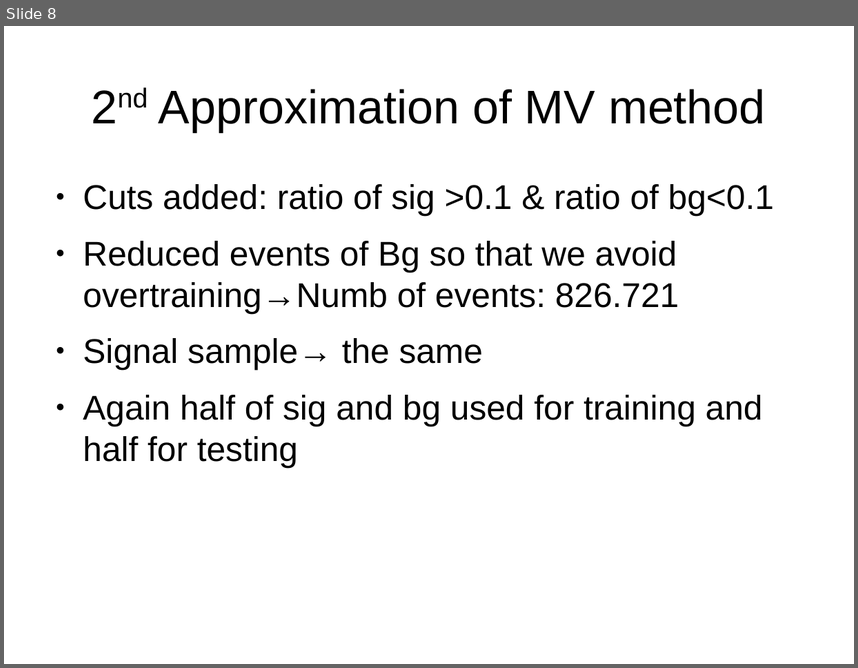
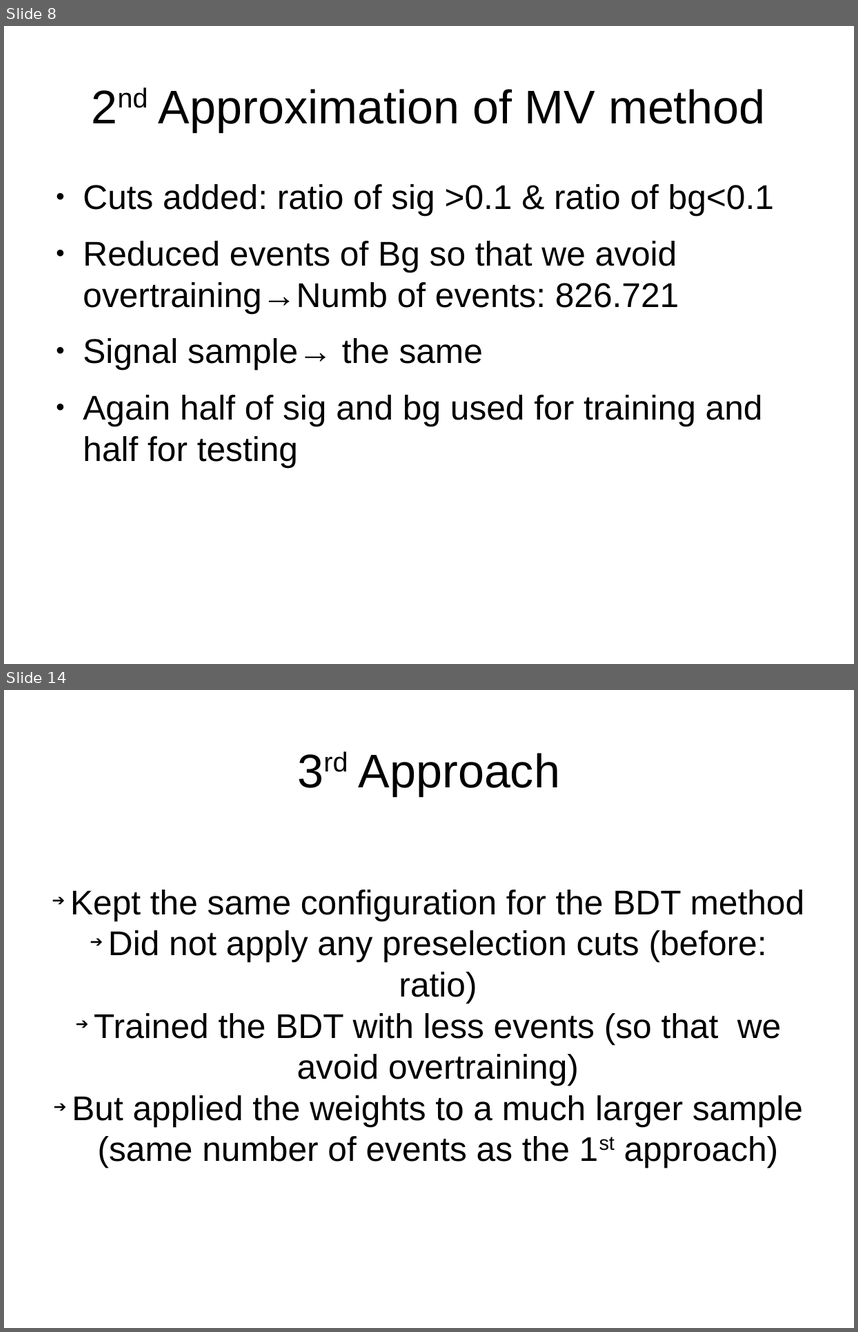
Before and after one commit to geo9119/ttH_analysis, a slide deck: TMVA_investigation.odp. Shown one above the other, each under a label of ours: slide 8 before the commit, slides 8 and 14 after it; the slides between them are not shown. The pictures are 858x668 and 858x1332 pixels, drawn with LibreOffice and Linux fonts; fonts in the diff are those of the drawing. Boxes give left, top, right and bottom in pixels: in the first picture for what was removed or moved away, otherwise in the second. Text is boxed around its words. In the diff, an @@ line names an element or a change of style, - is before the commit and + after.

```diff
--- a/TMVA_investigation.odp
+++ b/TMVA_investigation.odp
@@ slide 14 added at (4, 690, 854, 1328), background #FFFFFF @@
@@ title added at (359, 753, 560, 796), 44 pt, text #000000 @@
+3rd Approach
@@ subtitle added at (70, 889, 805, 1167), 32 pt, text #000000 @@
+➔ Kept the same configuration for the BDT method
+➔ Did not apply any preselection cuts (before: ratio)
+➔ Trained the BDT with less events (so that we avoid overtraining)
+➔ But applied the weights to a much larger sample (same number of events as the 1st approach)
```
Also in this commit, not shown: 1 slide changed, 11 other slides added.
